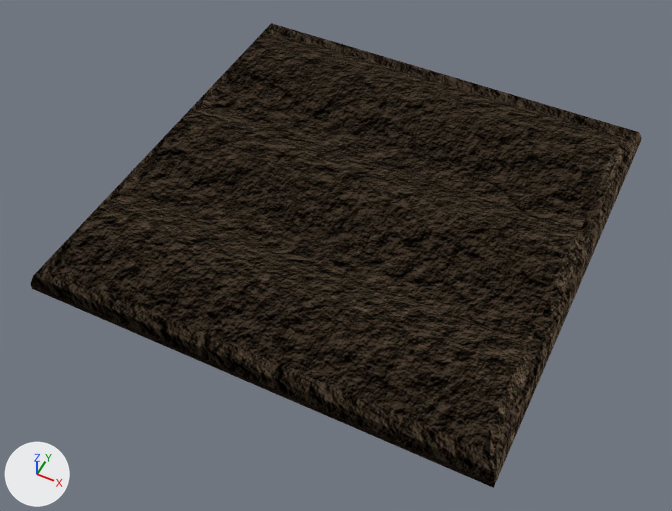
Before and after pictures for a commit that changed the Blender file Code/ldjam52/Assets/Resources/Models/Player/Field_baketest.blend.
Rendered twice from a 50 mm lens placed at (1.0, -2.18, 2.44), pointed at (0.0, -0.17, -0.07). Arrows for +X, +Y and +Z are at lower left; the lights stay in place.

The first picture shows 'Fliese'.
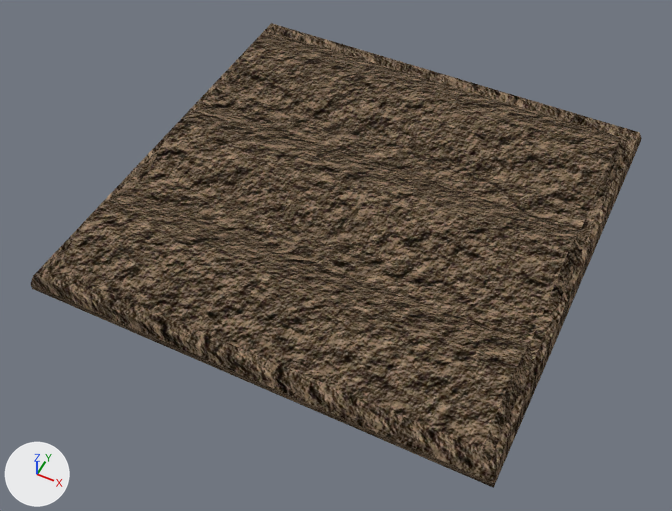
Commit message: Updated Field

Edits to the bpy script that builds the scene:
```text
Change mat_dreck:
    remove n3 = _N.new('ShaderNodeTexImage'); n3.name = 'Image Texture.001'
    remove n3.image = img_field_texture_baked_png
    remove n3.extension = 'EXTEND'
    where n1 = _N.new('ShaderNodeBsdfPrincipled'); n1.name = 'Principled BSDF'
    remove _L.new(n3.outputs[0], n1.inputs[5])  # 'Color' to 'Normal'
```

What differs and where, as boxes [x1, y1, x2, y2] in the pictures (672 x 511 px):
'Fliese', surface changed: [31, 23, 642, 488] in both
